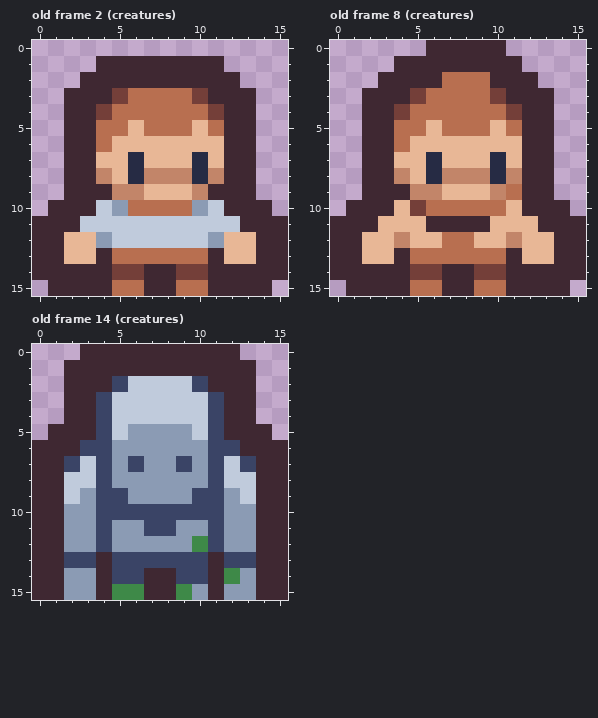
Pixel-art file, stored at assets/creatures_and_items.aseprite. The picture above is the old version.
16x16 pixels, 27 frames. Colours within 5 levels of each other are drawn and written as one. Shown: old frame 2 (creatures), old frame 8 (creatures), old frame 14 (creatures). The commit also changed other frames, which this record leaves out.
After the commit:
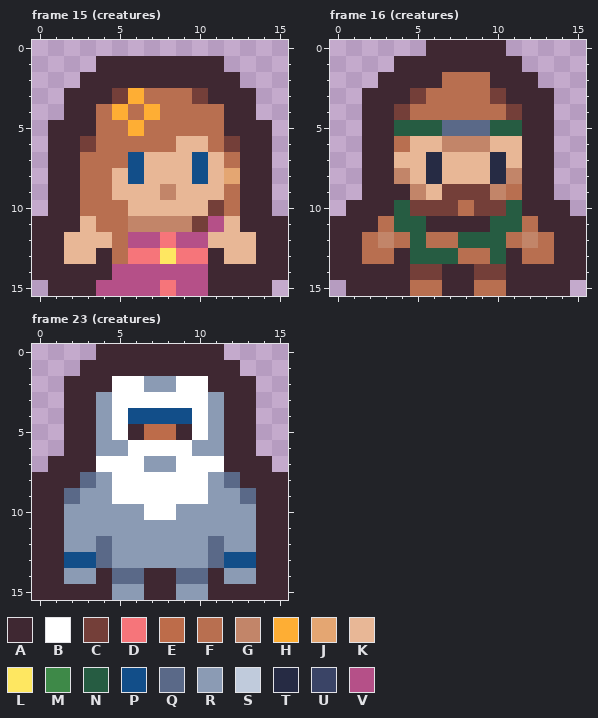
Palette (. is transparent): A #3f2832  B #ffffff  C #743f39  D #f6757a  E #bd6c4a  F #b86f50  G #c28569  H #feae34  J #e4a672  K #e8b796  L #fee761  M #3e8948  N #265c42  P #124e89  Q #5a6988  R #8b9bb4  S #c0cbdc  T #262b44  U #3a4466  V #b55088
A new or re-ordered frame is compared with the old frame closest to it.
Diff:
frames 27 -> 56
Changed rows in their new state; - is an unchanged pixel.
Frame 15 (creatures) is new; against old frame 2 (creatures):
first column x 1:
 3 -----H--------
 4 ---FH-H---F---
 5 A----H---F---A
 6 A-C-FFFF--FC-A
 7 A-FFFP---P-F-A
 8 A-FF-PKKKPKJ-A
 9 A-FFKK-G-KKF-A
10 --FFFKKKKKCF--
11 --KFFGGGGCVK--
12 ---KFVVDVVK---
13 -----DDLDD----
14 ----VVVVVV----
15 ---VVVVDVV----
Frame 16 (creatures) is new; against old frame 8 (creatures):
first column x 2:
 5 --NNNQQQNN--
 6 -----GGG----
 8 -----KKK----
 9 ----KCCC----
10 --N-CC-CCN--
11 -FNN----NNF-
12 FGFNF-NNNFGF
13 FF-NNN--N-FF
Frame 23 (creatures) is new; against old frame 14 (creatures):
first column x 0:
 0 ---.--------.---
 1 --.----------.--
 2 -----BBRRBB-----
 3 ----RBBBBBBR----
 4 ----RBPPPPBR----
 5 -.--RBAEEABR--.-
 6 ..-AR-BBBB-RA-..
 7 .-AABBB--BBBAA-.
 8 --AQRBBBBBBRQA--
 9 --Q-RBBBBBBR-Q--
10 ----RRRBBRRR----
11 ----R--RR--R----
12 ----Q-----RQ----
13 --PPQRRRRRRQPP--
14 -----QQ--QQ-R---
15 --AA-RR--R--AA--
